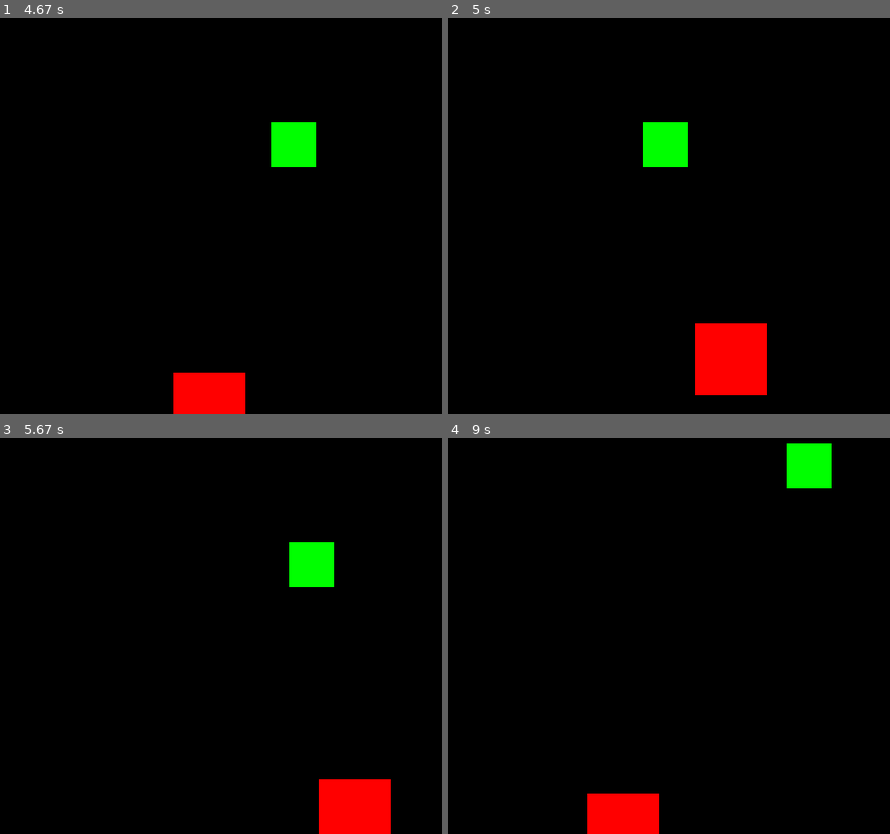
Above: before the commit, frames 1-4 (two rows, left to right).
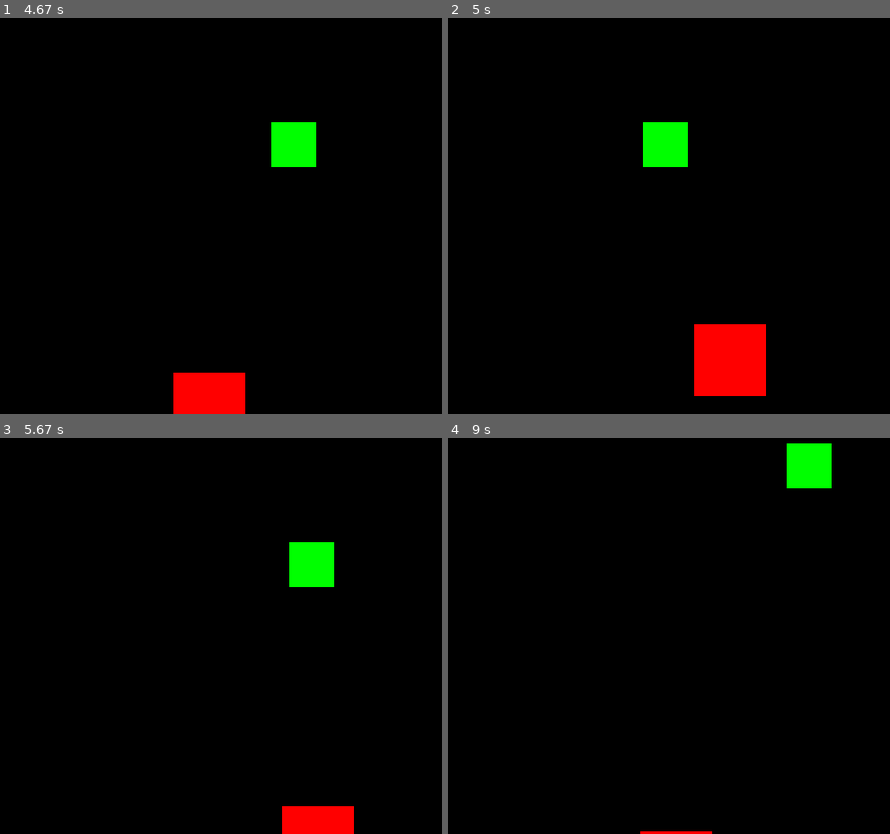
Above: after the commit, the same moments.

Repository: hsiang086/crc-static-exhibition
Game: pygame game, started from main/third_scene.py
Same seed, same stepped clock (60 frames per second), same inputs: the game is played once before the commit and once after it.
Inputs:
- Up to frame 1 (4.67 s): hold Right 0.33-0.8 s; hold Up 0.83-1.13 s; hold Right 1.17-1.63 s; hold Left 1.67-2.2 s; hold Down 2.23-2.53 s; hold Left 2.57-2.97 s; hold Up 3-3.37 s; hold Right 3.4-4.03 s; hold Down 4.07-4.43 s; hold Left from 4.47 s (still down)
- Up to frame 2 (5 s): release Left at 4.93 s; tap M at 4.97 s
- Up to frame 3 (5.67 s): hold Right from 5.3 s (still down)
- Up to frame 4 (9 s): release Right at 5.77 s; hold Up 5.8-6.1 s; hold Right 6.13-6.6 s; hold Left 6.63-7.17 s; hold Down 7.2-7.5 s; hold Left 7.53-7.93 s; hold Up 7.97-8.33 s; hold Right from 8.37 s (still down)

Frame 1 is identical in both runs. In frame 2, 0.1% of the frame differs, in the area x 55-73%, y 77-96%; in frame 3, 2.3%, in the area x 63-89%, y 86-100%; in frame 4, 1.7%.

Commit message:
Update third_scene.py

Diff:
--- a/main/third_scene.py
+++ b/main/third_scene.py
@@ -68,6 +68,8 @@
         self.circle_centerx = self.rect.centerx
         self.circle_centery = self.rect.centery + self.r
         self.check = True
+        self.bf_x = self.rect.centerx
+        self.bf_y = self.rect.centery
         #
         self.movetriangle_bool = not self.movecircle_bool
 
@@ -81,8 +83,10 @@
             self.check = True
 
     def trianglemotion(self):
-        m_x = sqrt(3)
-        m_y = 1
+        m_x = 1
+        m_y = sqrt(3)
+
+
         self.triangle_speed = 1
         self.step = 100
         self.count += 1
@@ -91,16 +95,19 @@
             self.check = True
         self.count %= 3 * self.step
         if self.count < self.step and self.count > 0:
-            self.rect.centerx += m_x * self.triangle_speed
-            self.rect.centery += m_y * self.triangle_speed
+            self.bf_x += m_x * self.triangle_speed
+            self.bf_y += m_y * self.triangle_speed
 
         if self.count < 2 * self.step and self.count >= self.step:
-            self.rect.centerx -= sqrt(pow(m_x, 2) + pow(m_y,2)) * 2 * self.triangle_speed
+            self.bf_x -= sqrt(pow(m_x, 2) + pow(m_y,2)) * self.triangle_speed
             # self.rect.centery += m_y - m_y * speed
 
         if self.count < 3 * self.step and self.count >= 2 * self.step:
-            self.rect.centerx += m_x * self.triangle_speed
-            self.rect.centery -= m_y * self.triangle_speed
+            self.bf_x += m_x * self.triangle_speed
+            self.bf_y -= m_y * self.triangle_speed
+
+        self.rect.centerx = self.bf_x
+        self.rect.centery = self.bf_y
 
 
 
@@ -133,7 +140,10 @@
                 self.circle_centery = self.rect.centery + self.r
             else :
                 self.movecircle_bool = False
-            self.movetriangle_bool = True if rand_num == 1 else False
+            if rand_num == 1:
+                self.movetriangle_bool = True
+                self.bf_x = self.rect.centerx
+                self.bf_y = self.rect.centery
             self.check = False
             print(self.rect.center)
         if not self.paused:
